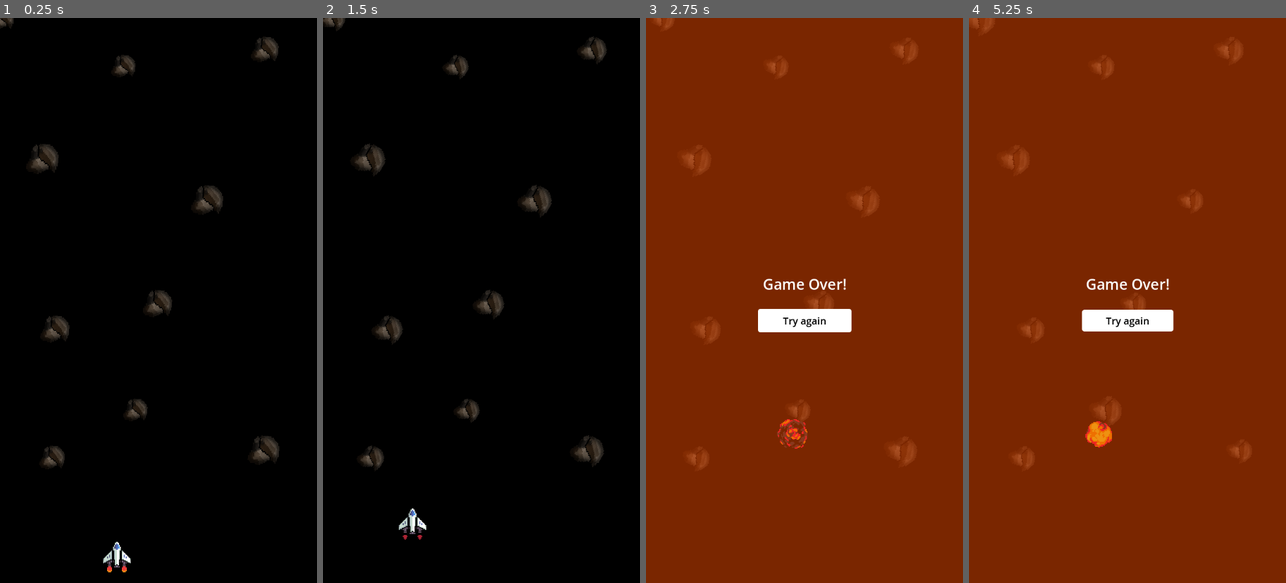
Above: before the commit, frames 1-4 (left to right).
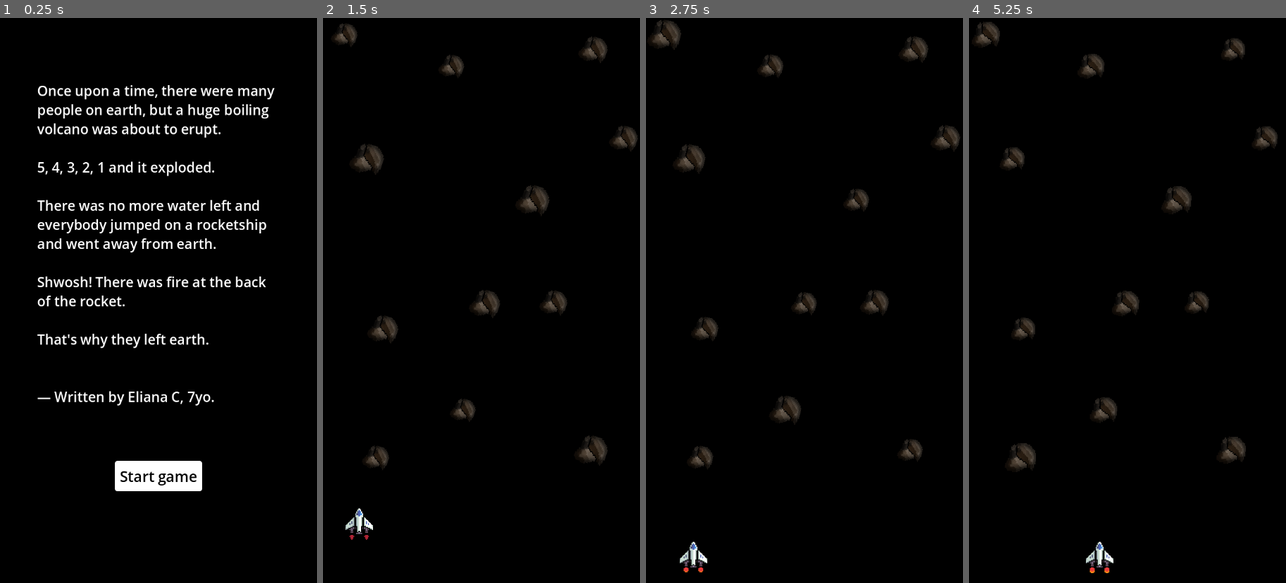
Above: after the commit, the same moments.

Repository: matheusbaumgart/oneshot-space
Game: Godot game, scene res://scenes/intro.tscn
Same seed, same stepped clock (60 frames per second), same inputs: the game is played once before the commit and once after it. Before the commit the project starts from res://scenes/main.tscn.
Inputs (mouse positions are in pixels of both pictures, inside the frame that each line leads up to):
- Up to frame 1 (0.25 s): no input
- Up to frame 2 (1.5 s): click (481, 475) at 0.5 s, where only the run after the commit has a clickable "Start game"; hold Space (move_up) from 1.28 s (still down)
- Up to frame 3 (2.75 s): release Space (move_up) at 2 s; click (804, 323) at 2 s, where only the run after the commit has a clickable "Try again"
- Up to frame 4 (5.25 s): click (1127, 323) at 2.75 s, where only the run before the commit has a clickable "Try again"; hold Space (move_up) 4.28-5 s; click (1127, 323) at 5 s, where only the run after the commit has a clickable "Try again"

The runs differ from the first frame. In frame 1, 9.2% of the frame differs, in the area x 0-88%, y 0-99%; in frame 2, 2.3%; in frame 3, 100%, in the area x 0-100%, y 0-100%; in frame 4, 100%.

Commit message:
added intro with story

Diff:
--- a/project.godot
+++ b/project.godot
@@ -11,7 +11,7 @@
 [application]
 
 config/name="OneShot Space"
-run/main_scene="uid://b47siulyet5ib"
+run/main_scene="uid://brsjsje34sskg"
 config/features=PackedStringArray("4.4", "Mobile")
 
 [autoload]
--- /dev/null
+++ b/scenes/intro.tscn
@@ -0,0 +1,67 @@
+[gd_scene load_steps=4 format=3 uid="uid://brsjsje34sskg"]
+
+[ext_resource type="Theme" uid="uid://di8w4yqjo7osd" path="res://theme.tres" id="1_ioskq"]
+[ext_resource type="Script" uid="uid://b4vq4ajmrh30k" path="res://scripts/intro.gd" id="1_yjqpq"]
+[ext_resource type="PackedScene" uid="uid://b47siulyet5ib" path="res://scenes/main.tscn" id="2_4bx60"]
+
+[node name="Intro" type="Control"]
+layout_mode = 3
+anchors_preset = 15
+anchor_right = 1.0
+anchor_bottom = 1.0
+grow_horizontal = 2
+grow_vertical = 2
+script = ExtResource("1_yjqpq")
+main_game_scene = ExtResource("2_4bx60")
+
+[node name="CanvasLayer" type="CanvasLayer" parent="."]
+
+[node name="ColorRect" type="ColorRect" parent="CanvasLayer"]
+anchors_preset = 15
+anchor_right = 1.0
+anchor_bottom = 1.0
+grow_horizontal = 2
+grow_vertical = 2
+color = Color(0, 0, 0, 1)
+
+[node name="RichTextLabel" type="RichTextLabel" parent="CanvasLayer"]
+anchors_preset = 15
+anchor_right = 1.0
+anchor_bottom = 1.0
+offset_left = 76.0
+offset_top = 61.0
+offset_right = -72.0
+offset_bottom = -291.0
+grow_horizontal = 2
+grow_vertical = 2
+theme_override_font_sizes/normal_font_size = 28
+text = "Once upon a time, there were many people on earth, but a huge boiling volcano was about to erupt.
+
+5, 4, 3, 2, 1 and it exploded.
+
+There was no more water left and everybody jumped on a rocketship and went away from earth.
+
+Shwosh! There was fire at the back of the rocket.
+
+That's why they left earth.
+
+
+— Written by Eliana C, 7yo."
+vertical_alignment = 1
+
+[node name="Button" type="Button" parent="CanvasLayer"]
+anchors_preset = 7
+anchor_left = 0.5
+anchor_top = 1.0
+anchor_right = 0.5
+anchor_bottom = 1.0
+offset_left = -53.0
+offset_top = -228.0
+offset_right = 53.0
+offset_bottom = -197.0
+grow_horizontal = 2
+grow_vertical = 0
+theme = ExtResource("1_ioskq")
+text = "Start game"
+
+[connection signal="pressed" from="CanvasLayer/Button" to="." method="_on_button_pressed"]
--- a/scenes/main.tscn
+++ b/scenes/main.tscn
@@ -49,6 +49,12 @@
 [node name="Asteroid6" parent="." instance=ExtResource("2_0xm2m")]
 position = Vector2(421, 371)
 
+[node name="Asteroid12" parent="." instance=ExtResource("2_0xm2m")]
+position = Vector2(464, 580)
+
+[node name="Asteroid11" parent="." instance=ExtResource("2_0xm2m")]
+position = Vector2(602, 245)
+
 [node name="Asteroid7" parent="." instance=ExtResource("2_0xm2m")]
 position = Vector2(248, 98)
 
@@ -59,10 +65,11 @@
 position = Vector2(273, 799)
 
 [node name="Asteroid10" parent="." instance=ExtResource("2_0xm2m")]
+position = Vector2(32, 34)
 
 [node name="Finishline" type="Area2D" parent="." groups=["finish_line"]]
 script = ExtResource("3_h2yge")
 
 [node name="CollisionShape2D" type="CollisionShape2D" parent="Finishline"]
-position = Vector2(320, -38)
+position = Vector2(320, -47)
 shape = SubResource("RectangleShape2D_0xm2m")
--- /dev/null
+++ b/scripts/intro.gd
@@ -0,0 +1,13 @@
+extends Control
+
+@export var main_game_scene: PackedScene  # The game scene after character creation
+
+func _process(delta: float) -> void:
+	if Input.is_action_just_pressed("move_up"):
+		loadScene()
+
+func _on_button_pressed() -> void:
+	loadScene()
+
+func loadScene() -> void:
+		get_tree().change_scene_to_packed(main_game_scene)
--- a/theme.tres
+++ b/theme.tres
@@ -27,7 +27,7 @@
 Button/colors/font_hover_color = Color(0, 0, 0, 1)
 Button/colors/font_hover_pressed_color = Color(0, 0, 0, 1)
 Button/colors/font_pressed_color = Color(0, 0, 0, 1)
-Button/font_sizes/font_size = 20
+Button/font_sizes/font_size = 30
 Button/styles/focus = SubResource("StyleBoxFlat_c7yh7")
 Button/styles/hover = SubResource("StyleBoxFlat_4nh4k")
 Button/styles/normal = SubResource("StyleBoxFlat_c7yh7")
Not shown, added: scripts/intro.gd.uid
